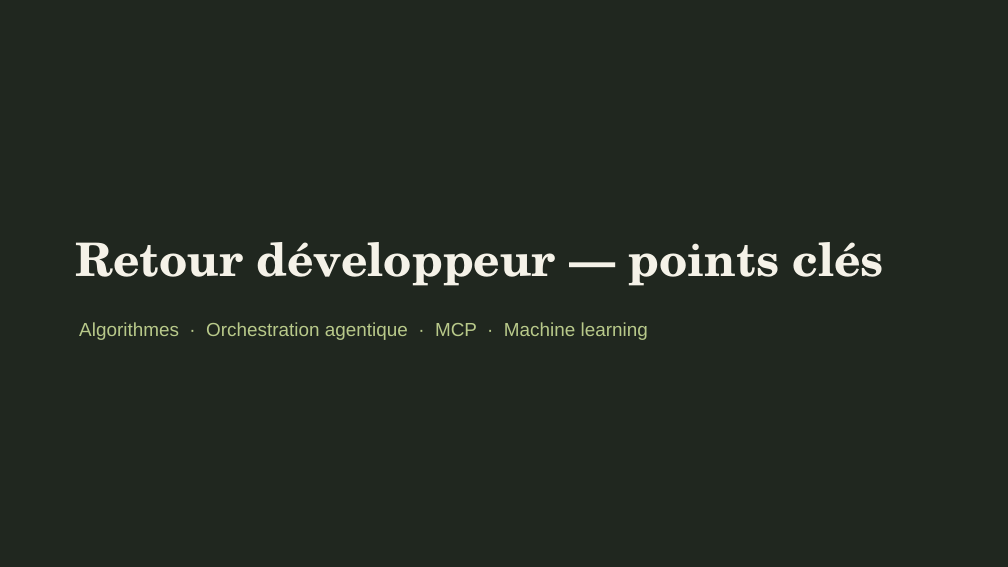
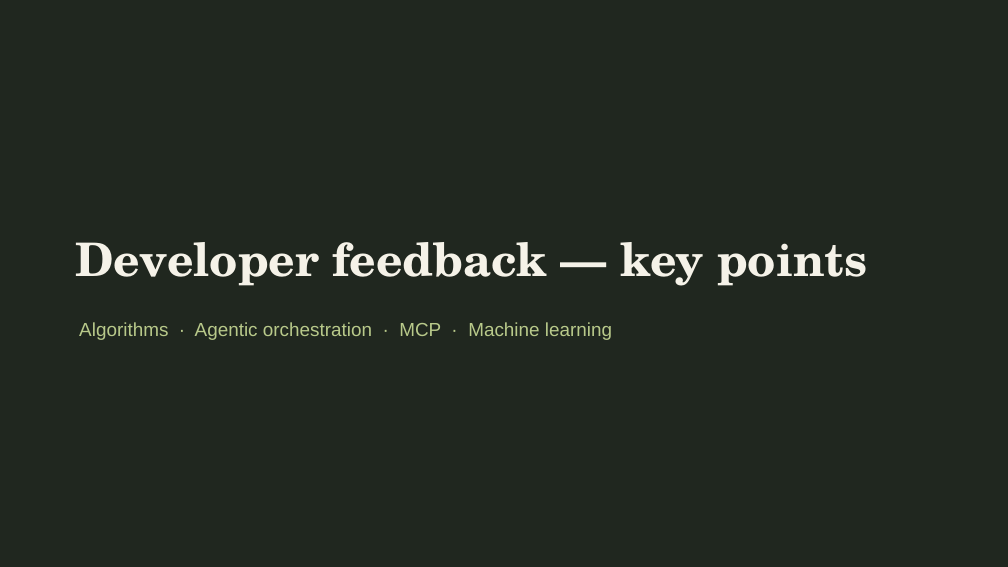
Before and after one commit to KaiZenKOS/Octro, a slide deck: slide 5 of docs/presentation/octro-presentation.pptx. Drawn at 1008x567 pixels with LibreOffice and Linux fonts; fonts in the diff are those of the drawing. Boxes give left, top, right and bottom in pixels: in the first picture for what was removed or moved away, otherwise in the second. Text is boxed around its words. In the diff, an @@ line names an element or a change of style, - is before the commit and + after.

```diff
--- a/docs/presentation/octro-presentation.pptx
+++ b/docs/presentation/octro-presentation.pptx
@@ text at (x1=75, y1=242, x2=868, y2=286): text changed @@
-Retour développeur — points clés
+Developer feedback — key points
@@ text at (x1=79, y1=322, x2=612, y2=340): text changed @@
-Algorithmes · Orchestration agentique · MCP · Machine learning
+Algorithms · Agentic orchestration · MCP · Machine learning
```
Also in this commit, not shown: 7 other slides changed, 2 slides added, 2 slides removed.
